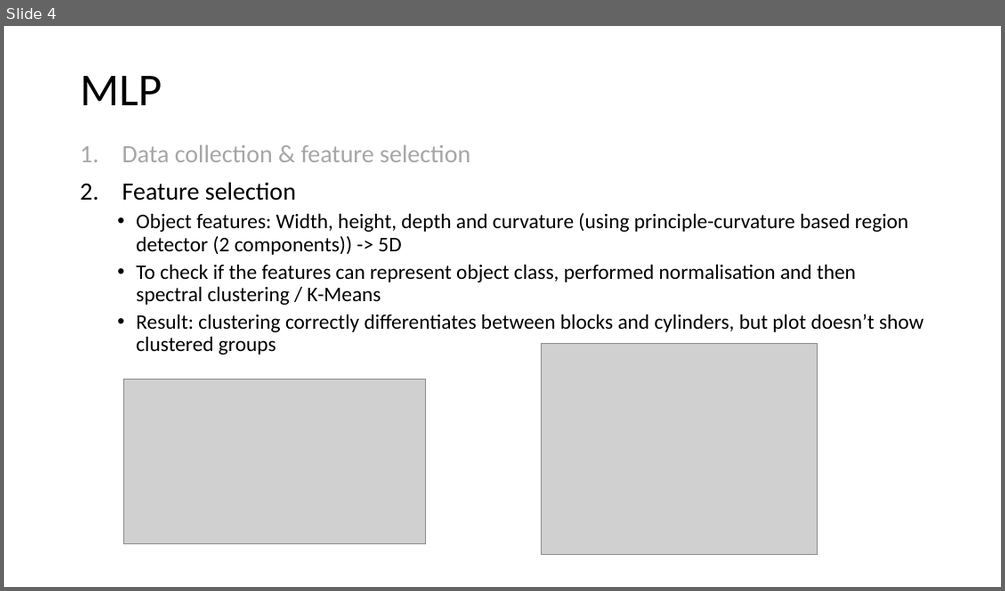
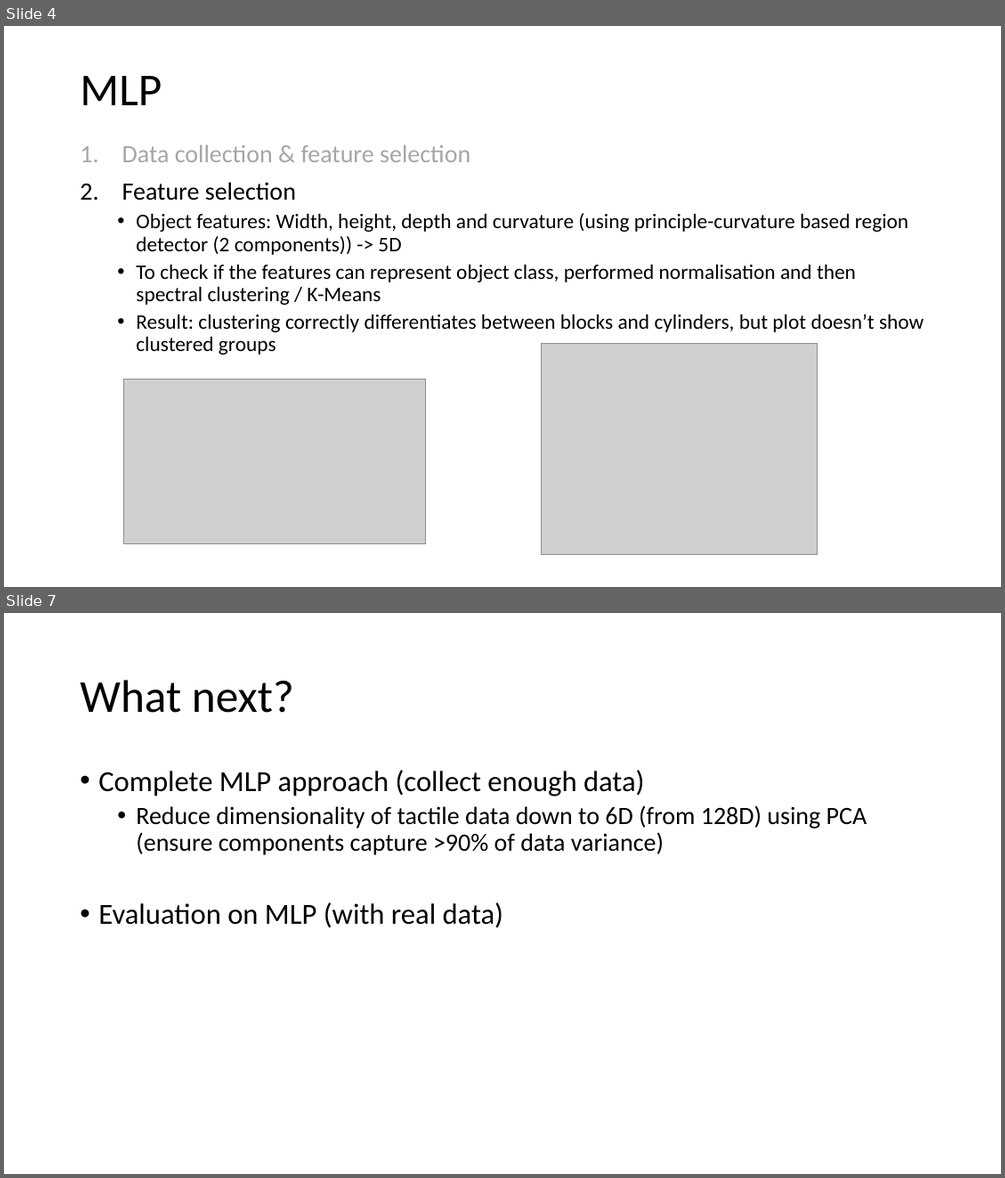
Before and after one commit to jhtkoo0426/UCL-FYP, a slide deck: docs/Resources/Slides/SML Meeting 5 (March 21, 2023).pptx. Shown one above the other, each under a label of ours: slide 4 before the commit, slides 4 and 7 after it; the slides between them are not shown. The pictures are 1005x591 and 1005x1178 pixels, drawn with LibreOffice and Linux fonts; fonts in the diff are those of the drawing; grey boxes stand for pictures. Boxes give left, top, right and bottom in pixels: in the first picture for what was removed or moved away, otherwise in the second. Text is boxed around its words. In the diff, an @@ line names an element or a change of style, - is before the commit and + after.

```diff
--- a/docs/Resources/Slides/SML Meeting 5 (March 21, 2023).pptx
+++ b/docs/Resources/Slides/SML Meeting 5 (March 21, 2023).pptx
@@ slide 7 added at box(4, 613, 1001, 1174), background #FFFFFF @@
@@ title added at box(80, 680, 294, 713), 44 pt, text #000000 @@
+What next?
@@ text added at box(98, 770, 867, 928), 24 pt, text #000000 @@
+• Complete MLP approach (collect enough data)
+  • Reduce dimensionality of tactile data down to 6D (from 128D) using PCA (ensure components capture >90% of data variance)
+• Evaluation on MLP (with real data)
```
Also in this commit, not shown: 2 slides changed, 1 other slide added.
